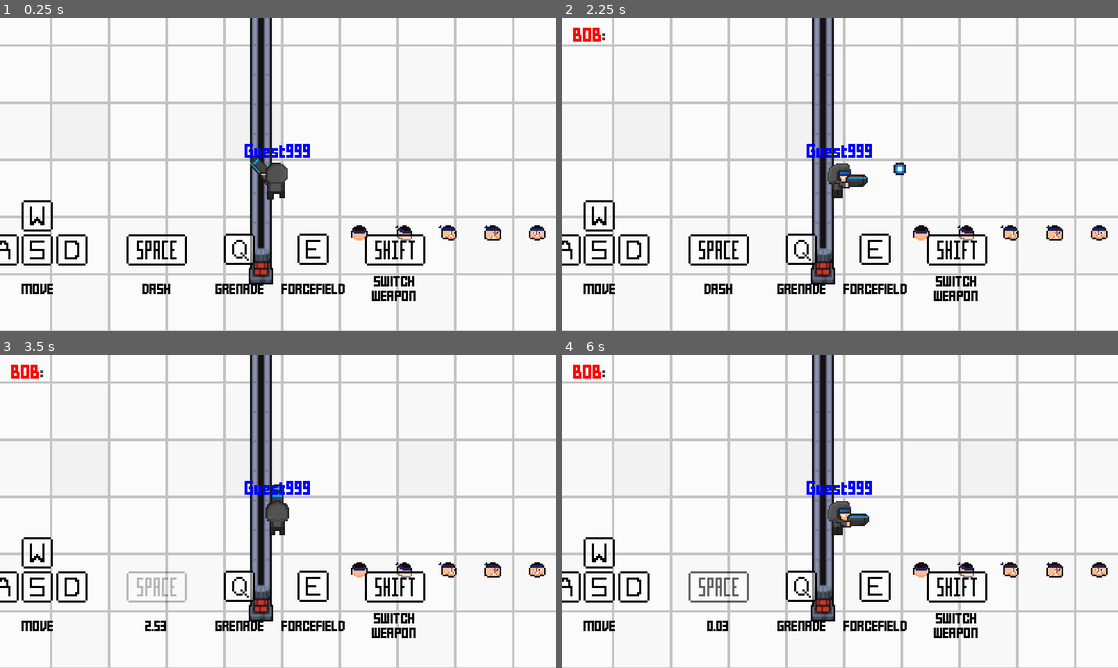
Above: before the commit, frames 1-4 (two rows, left to right).
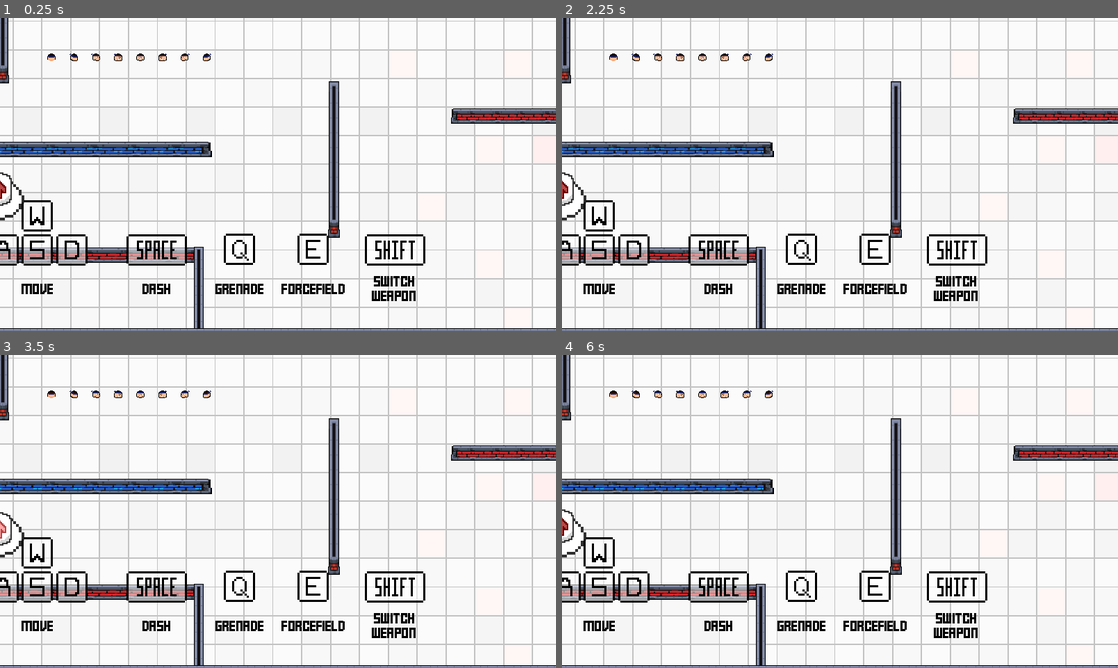
Above: after the commit, the same moments.

Repository: MarshallJDem/SuperCTF
Game: Godot game, scene res://GameContent/Main.tscn
Same seed, same stepped clock (60 frames per second), same inputs: the game is played once before the commit and once after it. This scene is started directly instead of the project's main scene. Sound files missing from this copy of the repository are replaced by a short silence.
Inputs (mouse positions are in pixels of both pictures, inside the frame that each line leads up to):
- Up to frame 1 (0.25 s): no input
- Up to frame 2 (2.25 s): tap Enter at 0.5, 2.1 s; move the mouse to (962, 158) at 0.52 s; press the mouse at (962, 158) at 0.53 s; hold Right 0.53-1.28 s; tap Space at 0.77, 1.52 s; move the mouse to (728, 190) at 1.27 s; release the mouse at (728, 190) at 1.28 s; hold Down 1.28-2.03 s; right-click (728, 190) at 1.35 s; move the mouse to (895, 105) at 2.02 s; hold Right from 2.03 s (still down)
- Up to frame 3 (3.5 s): move the mouse to (250, 574) at 2.77 s; release Right at 2.78 s; hold Up from 2.78 s (still down); tap 1 at 2.85 s; click (250, 574) at 2.92 s; tap Space at 3.02 s
- Up to frame 4 (6 s): move the mouse to (1006, 558) at 3.52 s; release Up at 3.53 s; hold Left 3.53-5.03 s; tap 2 at 3.6 s; tap Space at 3.77, 4.52 s; move the mouse to (673, 464) at 4.27 s; tap 3 at 4.35 s; move the mouse to (867, 511) at 5.02 s; hold Down 5.03-5.78 s; tap T at 5.1 s; click (867, 511) at 5.17 s; move the mouse to (756, 433) at 5.77 s; hold Right from 5.78 s (still down); tap Ctrl at 5.85 s

The runs differ from the first frame. In frame 1, 26% of the frame differs, in the area x 0-100%, y 0-100%; in frame 2, 26%; in frame 3, 27%; in frame 4, 27%.
Error after the commit: Invalid get index 'Null' (on base: 'Dictionary'). (res://GameContent/LineEdit.gd:74)

Commit message:
New base skin

Diff:
--- a/GameContent/Player.tscn
+++ b/GameContent/Player.tscn
@@ -1,7 +1,7 @@
 [gd_scene load_steps=21 format=2]
 
 [ext_resource path="res://GameContent/Player.gd" type="Script" id=1]
-[ext_resource path="res://Assets/Player/SuperCTF_Laser_Body_Resized.png" type="Texture" id=2]
+[ext_resource path="res://Assets/Player/SuperCTF_Blue_Gunner_Body_2.png" type="Texture" id=2]
 [ext_resource path="res://Assets/Player/Universal_Legs_Resized_2.png" type="Texture" id=3]
 [ext_resource path="res://GameContent/Center_Pivot.gd" type="Script" id=4]
 [ext_resource path="res://GameContent/Camera.gd" type="Script" id=5]
@@ -14,8 +14,8 @@
 [ext_resource path="res://Assets/Sound/Flag_Drop.wav" type="AudioStream" id=12]
 [ext_resource path="res://Assets/Sound/Teleport.wav" type="AudioStream" id=13]
 [ext_resource path="res://fonts/Pixel_Chat.tres" type="DynamicFont" id=14]
-[ext_resource path="res://Assets/Player/SuperCTF_Laser_Gun_Blue (1).png" type="Texture" id=15]
-[ext_resource path="res://Assets/Player/Blue_Laser_Head_Resized (1).png" type="Texture" id=16]
+[ext_resource path="res://Assets/Player/Blue_Gunner_Gun.png" type="Texture" id=15]
+[ext_resource path="res://Assets/Player/SuperCTF_Blue_Gunner_Head_Resized.png" type="Texture" id=16]
 
 [sub_resource type="CapsuleShape2D" id=1]
 radius = 8.67661
--- a/Globals.gd
+++ b/Globals.gd
@@ -1,7 +1,7 @@
 extends Node
 
 # Whether to run in testing mode (for development uses)
-var testing = true;
+var testing = false;
 var experimental = false;
 
 #Game Servers (Both clients and servers use these vars, but in different ways. overlapping would not work)
Binary file added: Assets/Player/Blue_Gunner_Gun.png
Not shown, added: Assets/Player/Blue_Gunner_Gun.png.import
Binary file added: Assets/Player/SuperCTF_Blue_Gunner_Body_2.png
Not shown, added: Assets/Player/SuperCTF_Blue_Gunner_Body_2.png.import
Binary file added: Assets/Player/SuperCTF_Blue_Gunner_Head_Resized.png
Not shown, added: Assets/Player/SuperCTF_Blue_Gunner_Head_Resized.png.import
